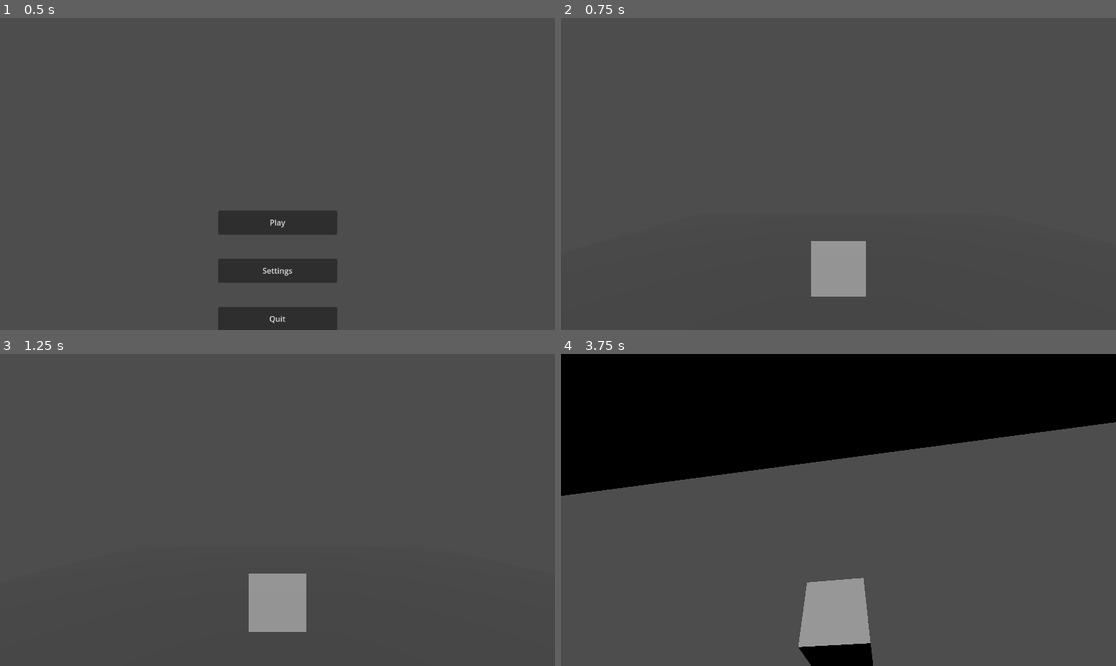
Above: before the commit, frames 1-4 (two rows, left to right).
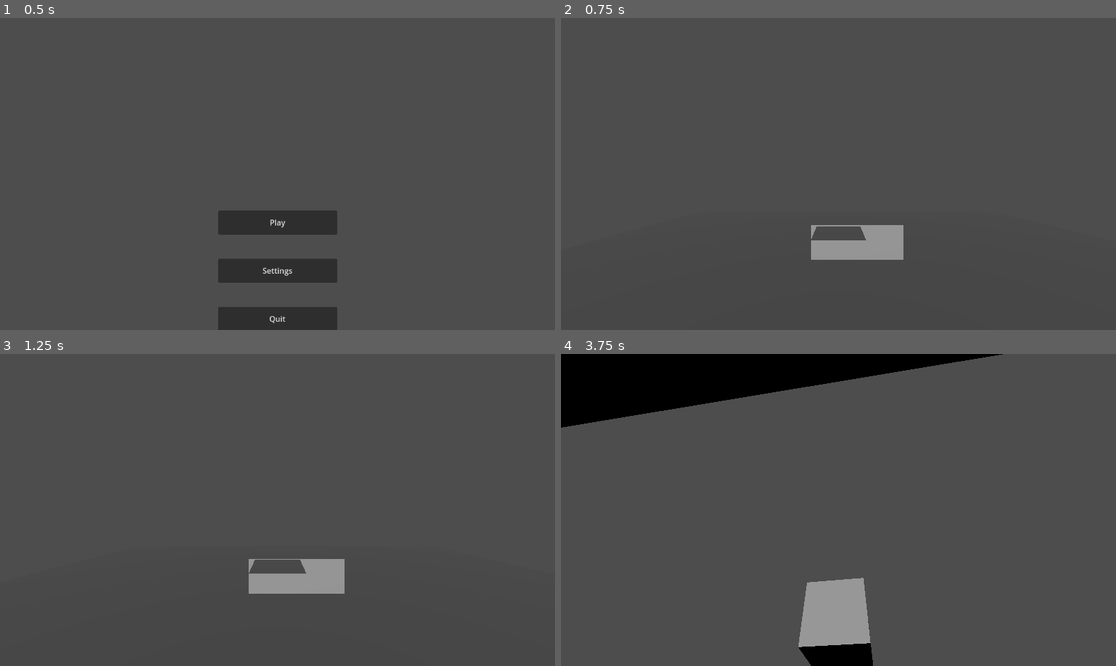
Above: after the commit, the same moments.

Repository: AlexTheAccount/Get-The-Biscuit
Game: Godot game, scene res://Tscn/Main Menu.tscn
Two runs of this game, one before a commit and one after it. Both use one fixed random seed, a clock stepped at 60 frames per second and the inputs below.
Inputs (mouse positions are in pixels of both pictures, inside the frame that each line leads up to):
- Up to frame 1 (0.5 s): no input
- Up to frame 2 (0.75 s): click "Play" at 0.5 s
- Up to frame 3 (1.25 s): no input
- Up to frame 4 (3.75 s): tap Enter (ui_accept) at 1.25, 1.35, 1.52, 1.82, 2.27, 2.3, 2.57, 3.05, 3.6 s; move the mouse to (866, 510) at 1.27 s; hold W (Player Up) from 1.28 s (still down); move the mouse to (810, 510) at 2.02 s; tap Mouse wheel up (Zoom In) at 2.1 s; move the mouse to (849, 503) at 2.77 s; hold Mouse wheel down (Zoom Out) 2.78-3.53 s; move the mouse to (832, 516) at 3.52 s

Frame 1 is identical in both runs. In frame 2, 2.0% of the frame differs, in the area x 45-62%, y 66-90%; in frame 3, 2.1%; in frame 4, 24%, in the area x 0-100%, y 0-46%.

Commit message:
added Jump Buffering and Coyote Time

Diff:
--- a/get-the-biscuit/Tscn/Level.tscn
+++ b/get-the-biscuit/Tscn/Level.tscn
@@ -22,3 +22,21 @@
 
 [node name="DirectionalLight3D" type="DirectionalLight3D" parent="."]
 transform = Transform3D(1, 0, 0, 0, 0.978166, 0.207826, 0, -0.207826, 0.978166, 0, 0, 0)
+
+[node name="MeshInstance3D2" type="MeshInstance3D" parent="."]
+transform = Transform3D(2.38003, 0, 0, 0, 1, 0, 0, 0, 1.85193, 0, 0.884249, -1.79798)
+mesh = SubResource("BoxMesh_hma3d")
+
+[node name="StaticBody3D" type="StaticBody3D" parent="MeshInstance3D2"]
+
+[node name="CollisionShape3D" type="CollisionShape3D" parent="MeshInstance3D2/StaticBody3D"]
+shape = SubResource("BoxShape3D_3noxb")
+
+[node name="MeshInstance3D3" type="MeshInstance3D" parent="."]
+transform = Transform3D(2.38003, 0, 0, 0, 1, 0, 0, 0, 1.85193, 0, 0.884249, 2.14397)
+mesh = SubResource("BoxMesh_hma3d")
+
+[node name="StaticBody3D" type="StaticBody3D" parent="MeshInstance3D3"]
+
+[node name="CollisionShape3D" type="CollisionShape3D" parent="MeshInstance3D3/StaticBody3D"]
+shape = SubResource("BoxShape3D_3noxb")
--- a/get-the-biscuit/Tscn/PlayerBody.gd
+++ b/get-the-biscuit/Tscn/PlayerBody.gd
@@ -2,8 +2,13 @@
 
 
 const SPEED = 5.0
-const JUMP_VELOCITY = 4.5
+const JUMP_VELOCITY = 10
 
+@export var coyoteTime := 0.1         # seconds after leaving ground you can still jump
+@export var jumpBufferTime := 0.2    # seconds before landing your jump input is stored for
+
+var coyoteTimer := 0.0
+var bufferTimer := 0.0
 func _ready():
 	Input.set_mouse_mode(Input.MOUSE_MODE_CAPTURED)
 
@@ -13,8 +18,27 @@
 		velocity += get_gravity() * delta
 
 	# Handle jump.
-	if Input.is_action_just_pressed("ui_accept") and is_on_floor():
+	# Update timers
+	if is_on_floor():
+		coyoteTimer = coyoteTime
+	else:
+		coyoteTimer = max(coyoteTimer - delta, 0)
+
+	# Capture jump input into buffer
+	if Input.is_action_just_pressed("ui_accept"):
+		bufferTimer = jumpBufferTime
+	else:
+		bufferTimer = max(bufferTimer - delta, 0)
+
+	# Perform jump if either on floor (or within coyote) and buffered
+	if bufferTimer > 0 && coyoteTimer > 0:
 		velocity.y = JUMP_VELOCITY
+		bufferTimer = 0
+		coyoteTimer = 0
+
+	# Apply gravity
+	if not is_on_floor():
+		velocity += get_gravity() * delta
 
 	# Camera-relative movement
 	var inputVec := Input.get_vector("Player Left", "Player Right", "Player Up", "Player Down")
